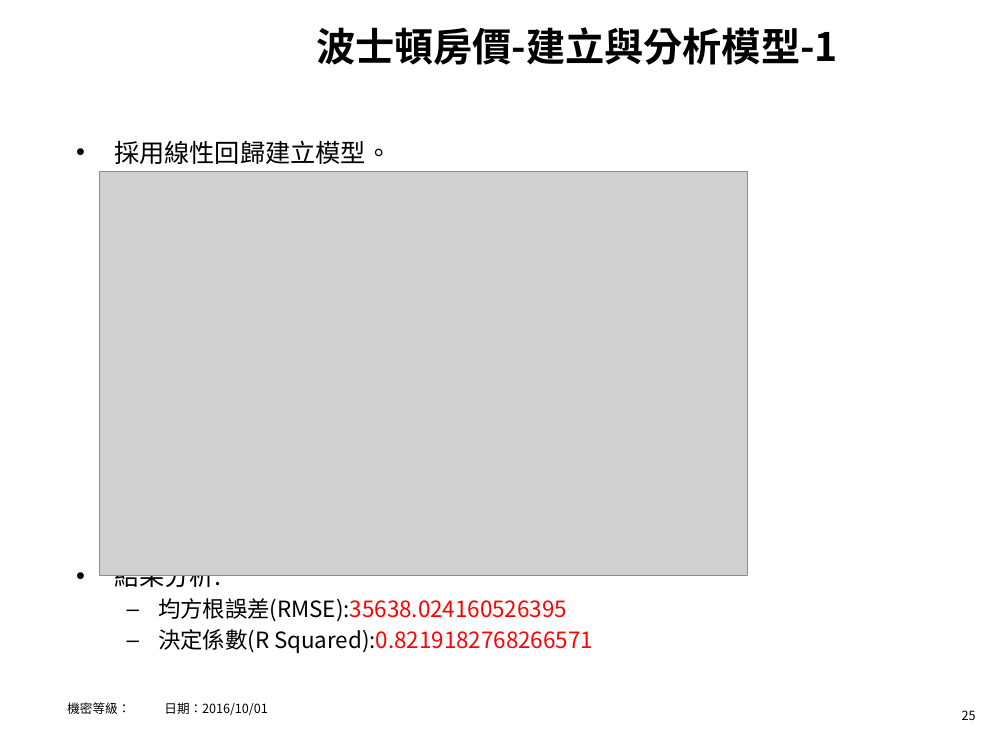
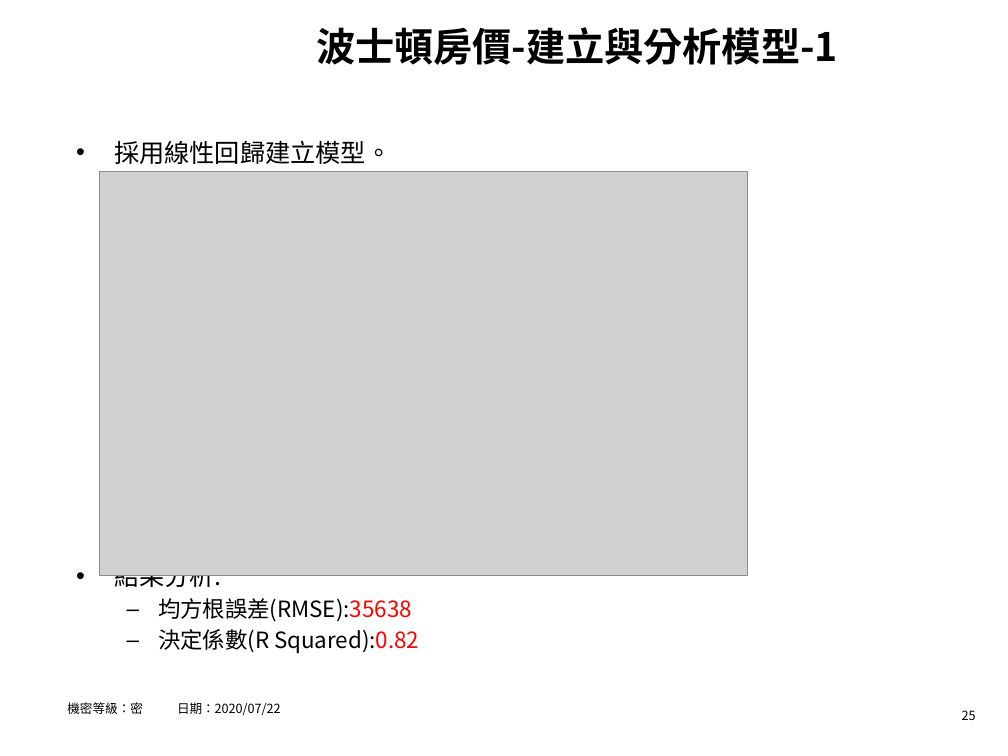
Before and after one commit to hrne/FINAL_REPORT, a slide deck: slide 25 of AI_Report/AI應用-不動產價格預測.pptx. Drawn at 1008x756 pixels with LibreOffice and Linux fonts; fonts in the diff are those of the drawing; grey boxes stand for pictures; background and template pictures are left out. Boxes give left, top, right and bottom in pixels: in the first picture for what was removed or moved away, otherwise in the second. Text is boxed around its words. In the diff, an @@ line names an element or a change of style, - is before the commit and + after.

Commit message:
22

```diff
--- a/AI_Report/AI應用-不動產價格預測.pptx
+++ b/AI_Report/AI應用-不動產價格預測.pptx
@@ text at (158,598,419,653): text changed; text colour #FF0000 to #000000 @@
-  – 均方根誤差(RMSE):35638.024160526395
-  – 決定係數(R Squared):0.8219182768266571
+  – 均方根誤差(RMSE):35638
+  – 決定係數(R Squared):0.82
@@ text at (67,702,281,715): text changed @@
-機密等級： 日期：2016/10/01
+機密等級：密 日期：2020/07/22
```
Also in this commit, not shown: 5 other slides changed, 1 slide added.
